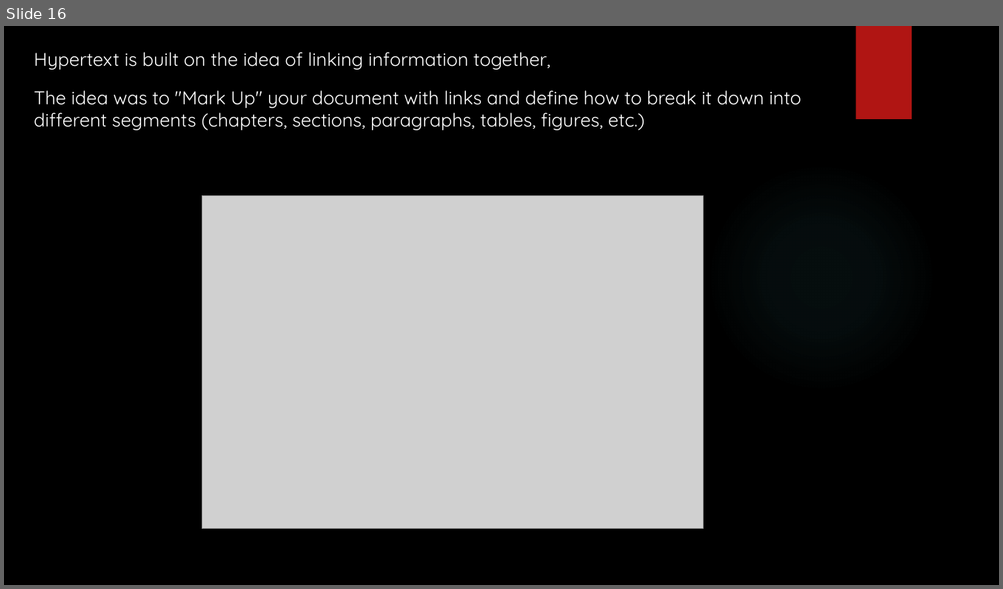
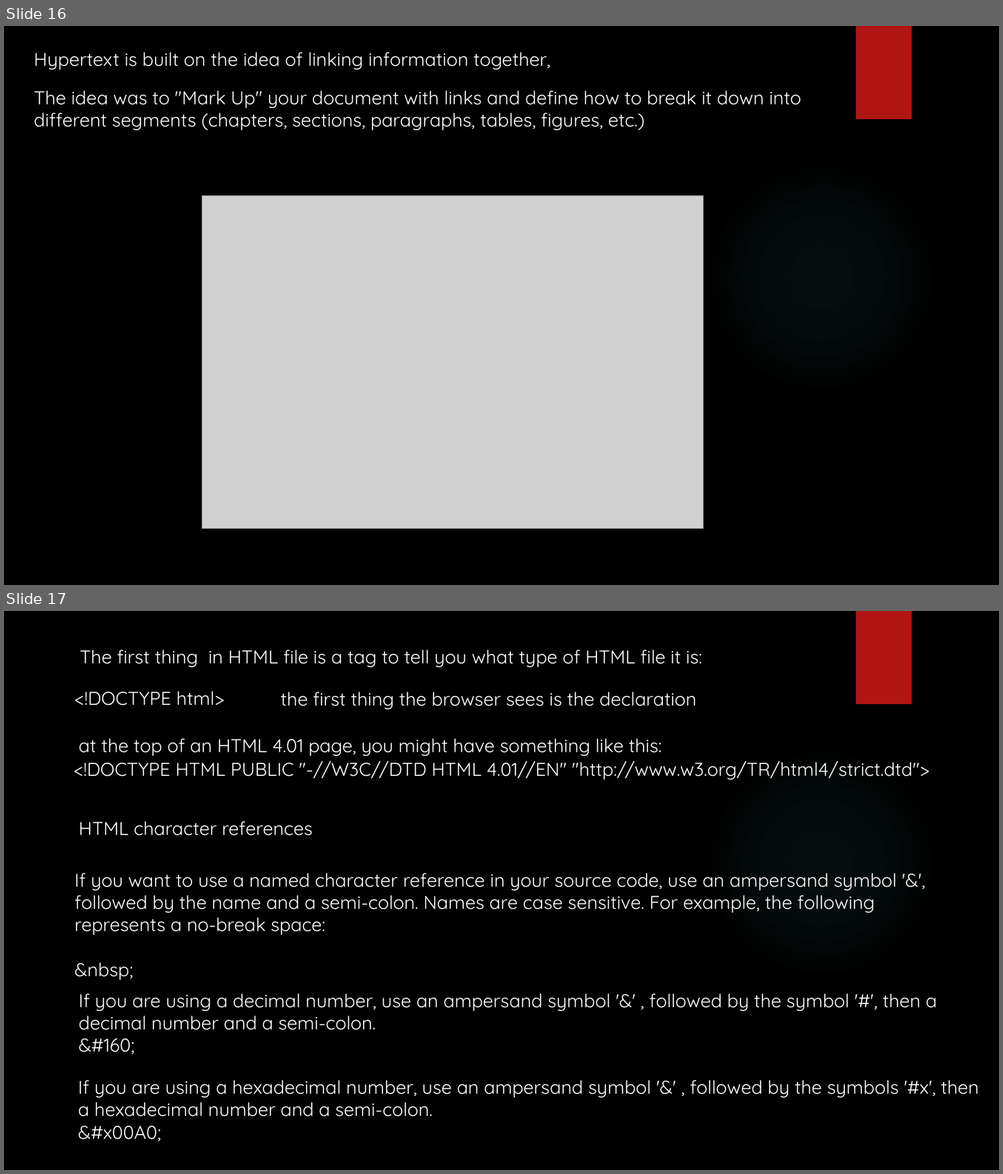
Before and after one commit to yogeshwar1996/HTML5CSS, a slide deck: Fundamentals of HTML and CSS.pptx. Shown one above the other, each under a label of ours: slide 16 before the commit, slides 16 and 17 after it. The pictures are 1003x589 and 1003x1174 pixels, drawn with LibreOffice and Linux fonts; fonts in the diff are those of the drawing; grey boxes stand for pictures; background and template pictures are left out. Boxes give left, top, right and bottom in pixels: in the first picture for what was removed or moved away, otherwise in the second. Text is boxed around its words. In the diff, an @@ line names an element or a change of style, - is before the commit and + after.

Commit message:
HTML character references

```diff
--- a/Fundamentals of HTML and CSS.pptx
+++ b/Fundamentals of HTML and CSS.pptx
@@ slide 17 added at [4, 611, 999, 1170], background picture (left out); not listed: 2 template elements that a slide beside it also shows @@
@@ text added at [79, 649, 702, 667], 18 pt, text #FFFFFF @@
+The first thing in HTML file is a tag to tell you what type of HTML file it is:
@@ text added at [74, 691, 225, 706], 18 pt, text #FFFFFF @@
+<!DOCTYPE html>
@@ text added at [281, 692, 696, 709], 18 pt, text #FFFFFF @@
+the first thing the browser sees is the declaration
@@ text added at [79, 738, 662, 756], 18 pt, text #FFFFFF @@
+at the top of an HTML 4.01 page, you might have something like this:
@@ text added at [74, 761, 929, 780], 18 pt, text #FFFFFF @@
+<!DOCTYPE HTML PUBLIC "-//W3C//DTD HTML 4.01//EN" "http://www.w3.org/TR/html4/strict.dtd">
@@ text added at [79, 821, 313, 836], 18 pt, text #FFFFFF @@
+HTML character references
@@ text added at [74, 873, 896, 980], 18 pt, text #FFFFFF @@
+If you want to use a named character reference in your source code, use an ampersand symbol '&', followed by the name and a semi-colon. Names are case sensitive. For example, the following represents a no-break space:
+&nbsp;
@@ text added at [79, 994, 936, 1054], 18 pt, text #FFFFFF @@
+If you are using a decimal number, use an ampersand symbol '&' , followed by the symbol '#', then a decimal number and a semi-colon.
+&#160;
@@ text added at [78, 1080, 979, 1142], 18 pt, text #FFFFFF @@
+If you are using a hexadecimal number, use an ampersand symbol '&' , followed by the symbols '#x', then a hexadecimal number and a semi-colon.
+&#x00A0;
```
Also in this commit, not shown: 1 slide removed.
